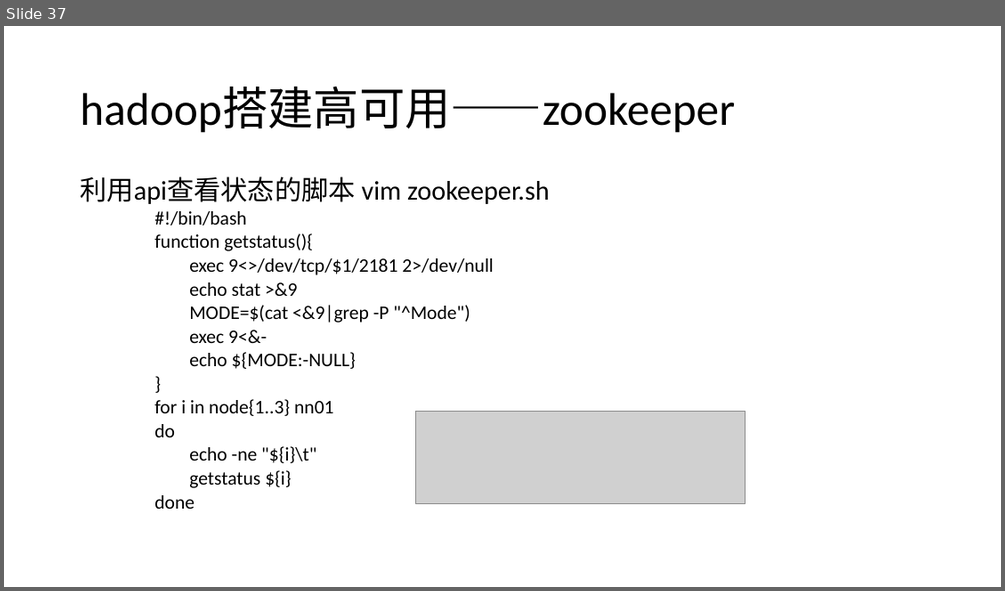
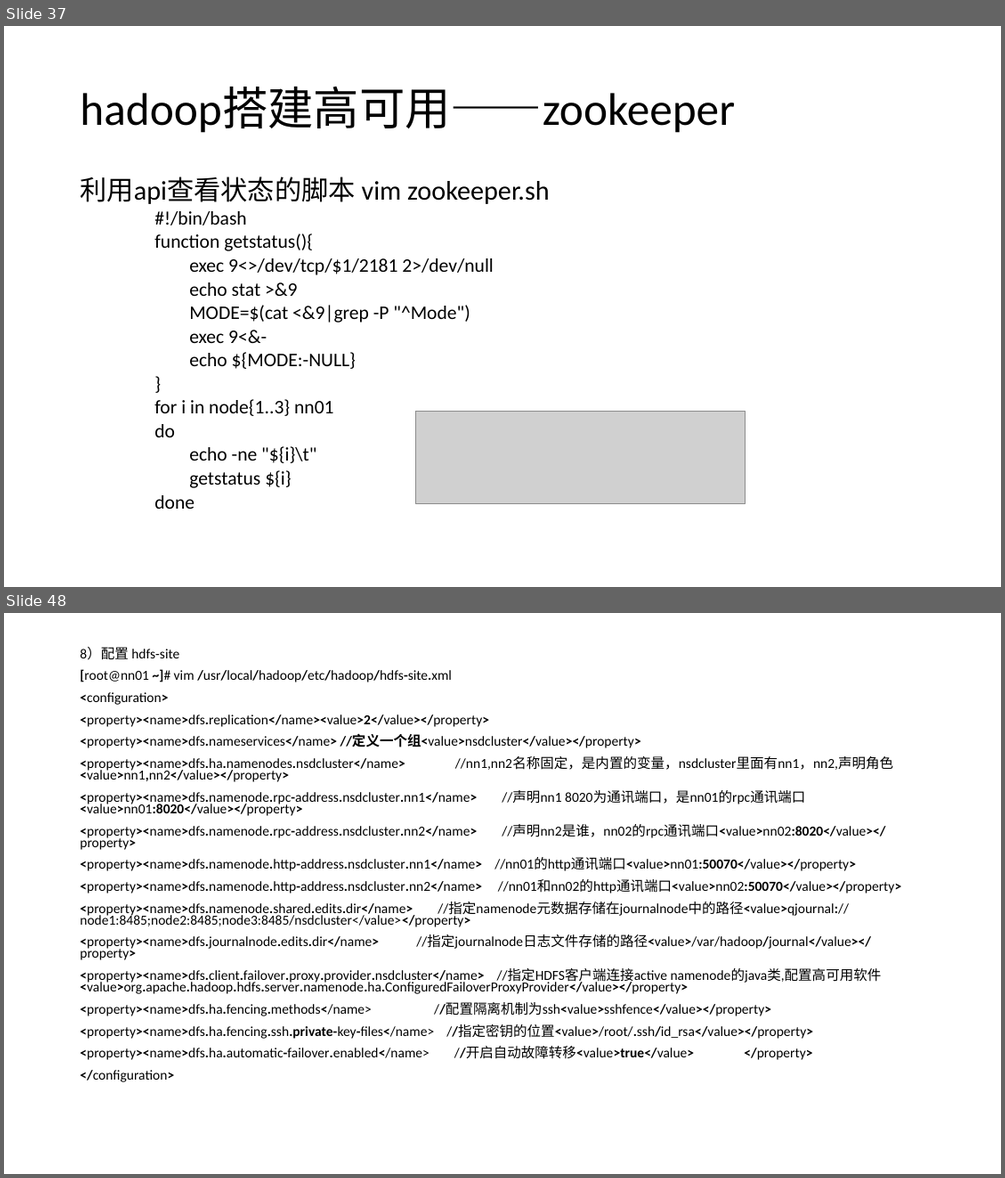
Before and after one commit to MX-Steve/nsd01, a slide deck: bixiejianpu/hadoop/bigData.pptx. Shown one above the other, each under a label of ours: slide 37 before the commit, slides 37 and 48 after it; the slides between them are not shown. The pictures are 1005x591 and 1005x1178 pixels, drawn with LibreOffice and Linux fonts; fonts in the diff are those of the drawing; grey boxes stand for pictures. Boxes give left, top, right and bottom in pixels: in the first picture for what was removed or moved away, otherwise in the second. Text is boxed around its words. In the diff, an @@ line names an element or a change of style, - is before the commit and + after.

Commit message:
hadoop_all

```diff
--- a/bixiejianpu/hadoop/bigData.pptx
+++ b/bixiejianpu/hadoop/bigData.pptx
@@ slide 48 added at <box>4,613,1001,1174</box>, background #FFFFFF @@
@@ text added at <box>80,647,901,1060</box>, 13.3 pt, text #000000 @@
+8）配置 hdfs-site
+[root@nn01 ~]# vim /usr/local/hadoop/etc/hadoop/hdfs-site.xml
+<configuration>
+<property><name>dfs.replication</name><value>2</value></property>
+<property><name>dfs.nameservices</name> //定义一个组<value>nsdcluster</value></property>
+<property><name>dfs.ha.namenodes.nsdcluster</name> //nn1,nn2名称固定，是内置的变量，nsdcluster里面有nn1，nn2,声明角色<value>nn1,nn2</value></property>
+<property><name>dfs.namenode.rpc-address.nsdcluster.nn1</name> //声明nn1 8020为通讯端口，是nn01的rpc通讯端口<value>nn01:8020</value></property>
+<property><name>dfs.namenode.rpc-address.nsdcluster.nn2</name> //声明nn2是谁，nn02的rpc通讯端口<value>nn02:8020</value></property>
+<property><name>dfs.namenode.http-address.nsdcluster.nn1</name> //nn01的http通讯端口<value>nn01:50070</value></property>
+<property><name>dfs.namenode.http-address.nsdcluster.nn2</name> //nn01和nn02的http通讯端口<value>nn02:50070</value></property>
+<property><name>dfs.namenode.shared.edits.dir</name> //指定namenode元数据存储在journalnode中的路径<value>qjournal://node1:8485;node2:8485;node3:8485/nsdcluster</value></property>
+<property><name>dfs.journalnode.edits.dir</name> //指定journalnode日志文件存储的路径<value>/var/hadoop/journal</value></property>
+<property><name>dfs.client.failover.proxy.provider.nsdcluster</name> //指定HDFS客户端连接active namenode的java类,配置高可用软件<value>org.apache.hadoop.hdfs.server.namenode.ha.ConfiguredFailoverProxyProvider</value></property>
+<property><name>dfs.ha.fencing.methods</name> //配置隔离机制为ssh<value>sshfence</value></property>
+<property><name>dfs.ha.fencing.ssh.private-key-files</name> //指定密钥的位置<value>/root/.ssh/id_rsa</value></property>
+<property><name>dfs.ha.automatic-failover.enabled</name> //开启自动故障转移<value>true</value> </property>
+</configuration>
```
Also in this commit, not shown: 1 slide changed, 14 other slides added, 6 other files.
